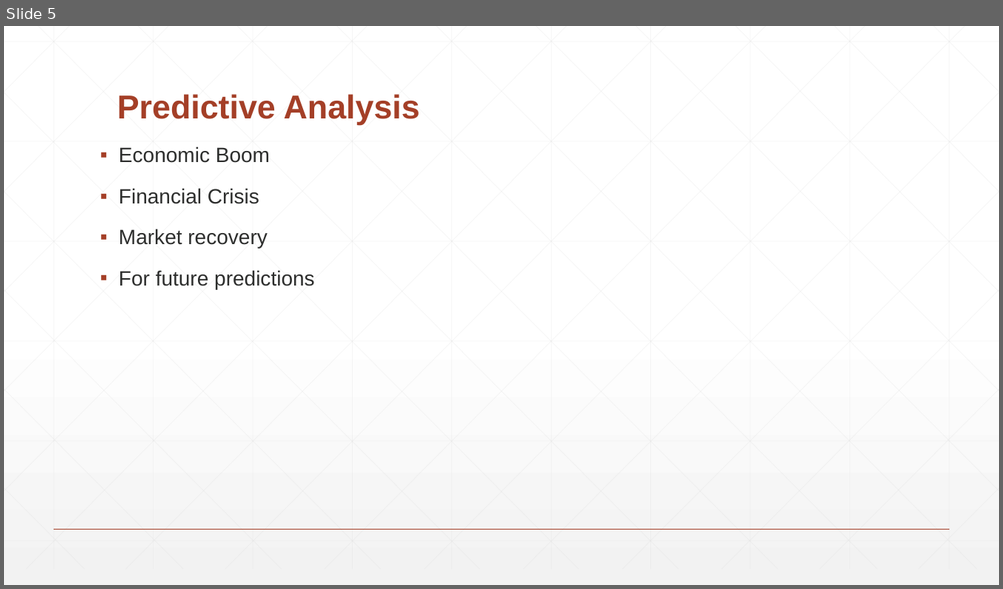
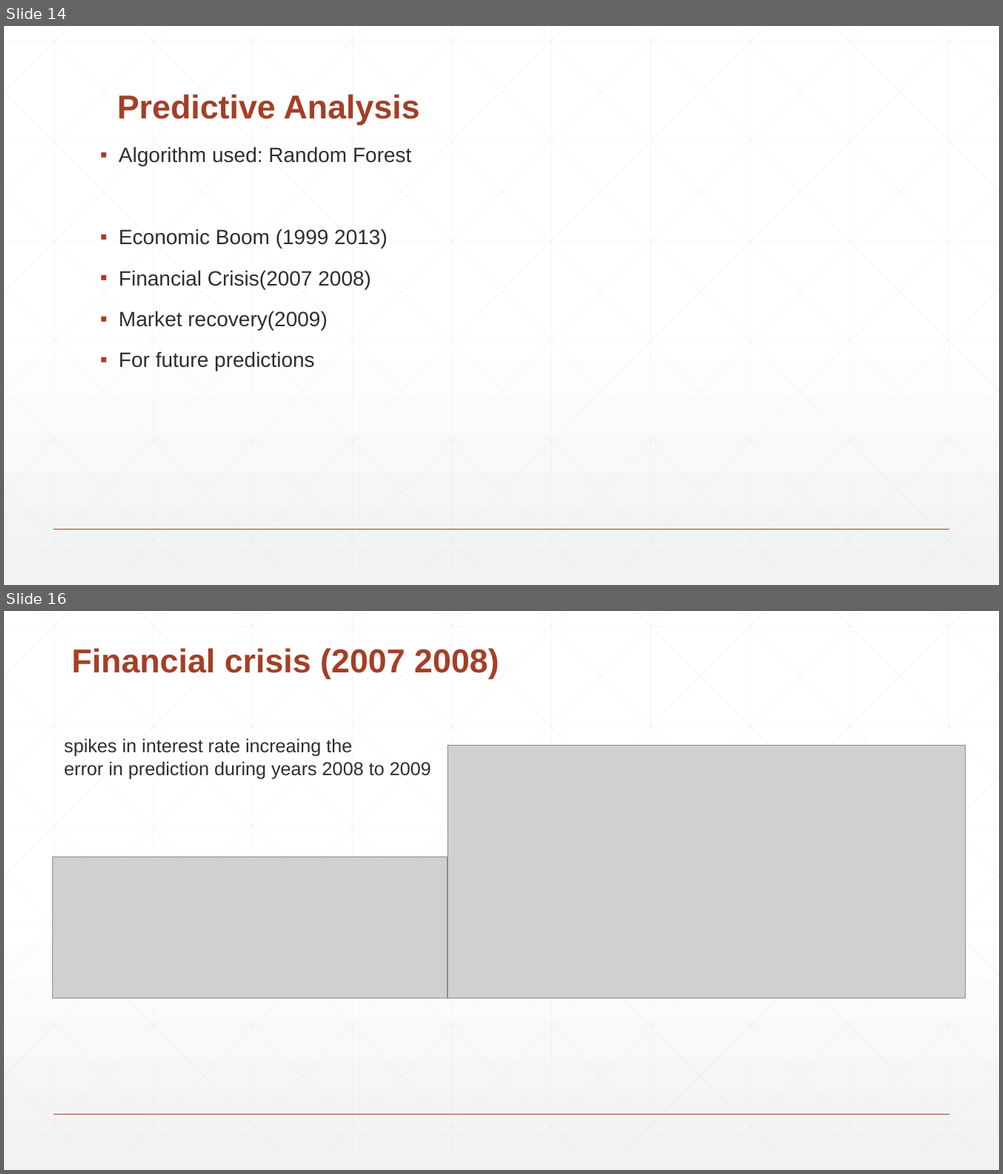
Before and after one commit to vishalsatam/PredictiveModellingOnFreddieMacLoans, a slide deck: Team1_Presentation.pptx. Shown one above the other, each under a label of ours: slide 5 before the commit, slides 14 and 16 after it; the slides between them are not shown. The pictures are 1003x589 and 1003x1174 pixels, drawn with LibreOffice and Linux fonts; fonts in the diff are those of the drawing; grey boxes stand for pictures. Boxes give left, top, right and bottom in pixels: in the first picture for what was removed or moved away, otherwise in the second. Text is boxed around its words. In the diff, an @@ line names an element or a change of style, - is before the commit and + after.

```diff
--- a/Team1_Presentation.pptx
+++ b/Team1_Presentation.pptx
@@ slide 16 added at [4,611,999,1170], background gradient #FFFFFF to #F2F2F2; not listed: 47 template elements that a slide beside it also shows @@
@@ title added at [71,648,499,679], 32 pt, text #A43F27, bold @@
+Financial crisis (2007 2008)
@@ text added at [64,738,431,779], 18 pt, text #2D2E2D @@
+spikes in interest rate increaing the
+error in prediction during years 2008 to 2009
@@ picture added at [447,745,965,999] @@
@@ picture added at [53,857,447,999] @@
@@ what was slide 5 is now slide 14 @@
@@ slide 14 changed as well @@
@@ text at [119,147,411,330]: text changed @@
-▪ Economic Boom
-▪ Financial Crisis
-▪ Market recovery
+▪ Algorithm used: Random Forest
+▪ Economic Boom (1999 2013)
+▪ Financial Crisis(2007 2008)
+▪ Market recovery(2009)
```
Also in this commit, not shown: 3 other slides changed, 16 other slides added, 4 slides removed.
